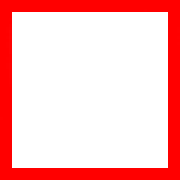
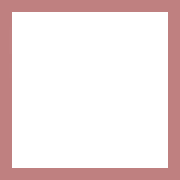
Layered file, before and after one edit (180×180). Changes by layer:
"Layer 0": opacity 100% → 75%, painted on it over [0, 0, 180, 180]
